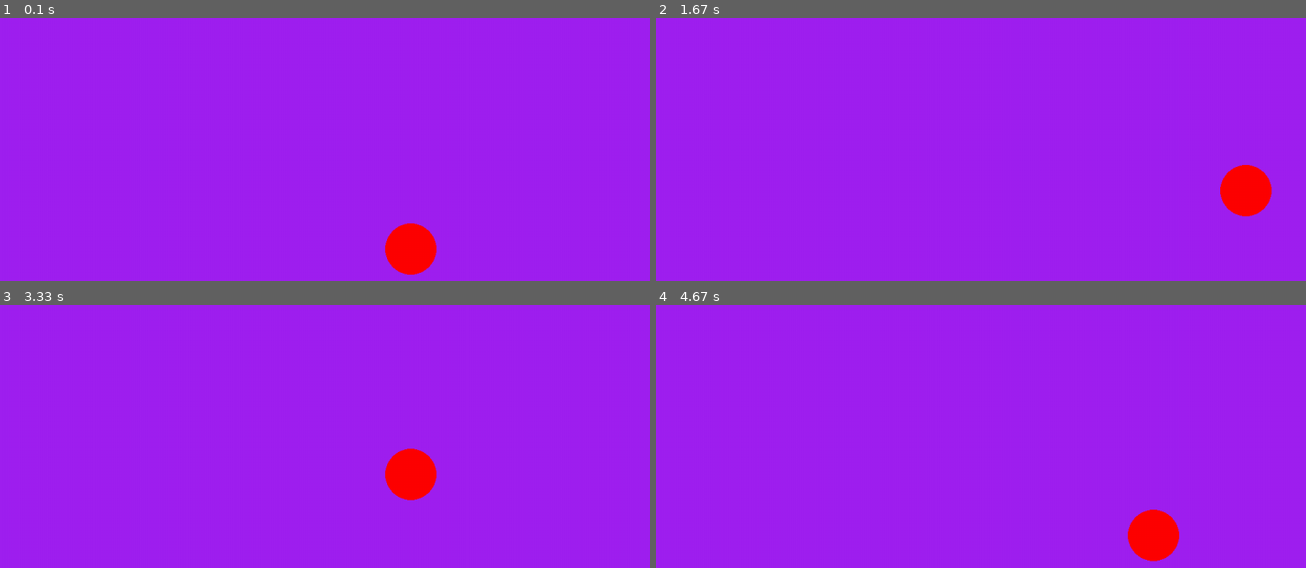
Above: before the commit, frames 1-4 (two rows, left to right).
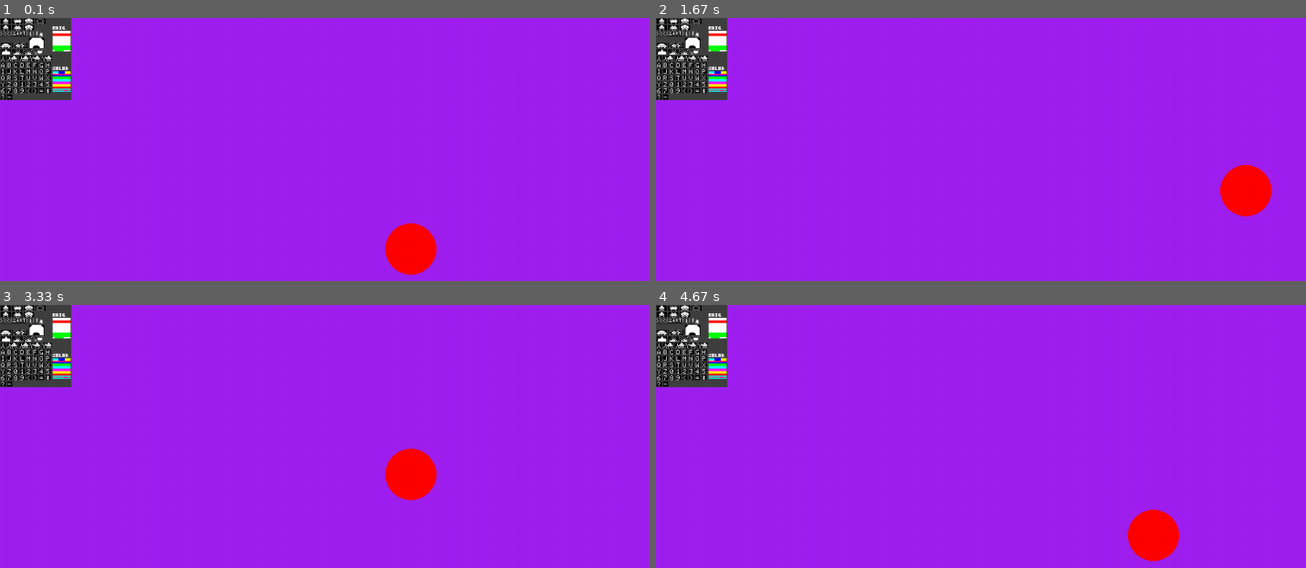
Above: after the commit, the same moments.

Repository: gunzblazincourier/space-invaders-pygame
Game: pygame game, started from spaceinvaders.py
The game is run twice, just before and just after one commit, with the same random seed, the same clock (stepped at 60 frames per second) and the same inputs.
Inputs:
- Up to frame 1 (0.1 s): no input
- Up to frame 2 (1.67 s): hold D 0.33-0.8 s; hold W 0.83-1.13 s; hold D 1.17-1.63 s
- Up to frame 3 (3.33 s): hold A 1.67-2.2 s; hold S 2.23-2.53 s; hold A 2.57-2.97 s; hold W from 3 s (still down)
- Up to frame 4 (4.67 s): release W at 3.37 s; hold D 3.4-4.03 s; hold S 4.07-4.43 s; hold A from 4.47 s (still down)

The runs differ from the first frame. In frame 1, 3.4% of the frame differs, in the area x 0-11%, y 0-32%; in frame 2, 3.4%; in frame 3, 3.4%; in frame 4, 3.4%.

Commit message:
Load spritesheet in program

Diff:
--- a/spaceinvaders.py
+++ b/spaceinvaders.py
@@ -10,6 +10,9 @@
 
 player_pos = pygame.Vector2(screen.get_width() / 2, screen.get_height() / 2)
 
+img_sheet = pygame.image.load('sheet.png').convert_alpha()
+
+
 while running:
     # poll for events
     # pygame.QUIT event means the user clicked X to close your window
@@ -19,6 +22,7 @@
 
     # fill the screen with a color to wipe away anything from last frame
     screen.fill("purple")
+    screen.blit(img_sheet, (0, 0))
 
     pygame.draw.circle(screen, "red", player_pos, 40)
 
Binary file added: sheet.png
